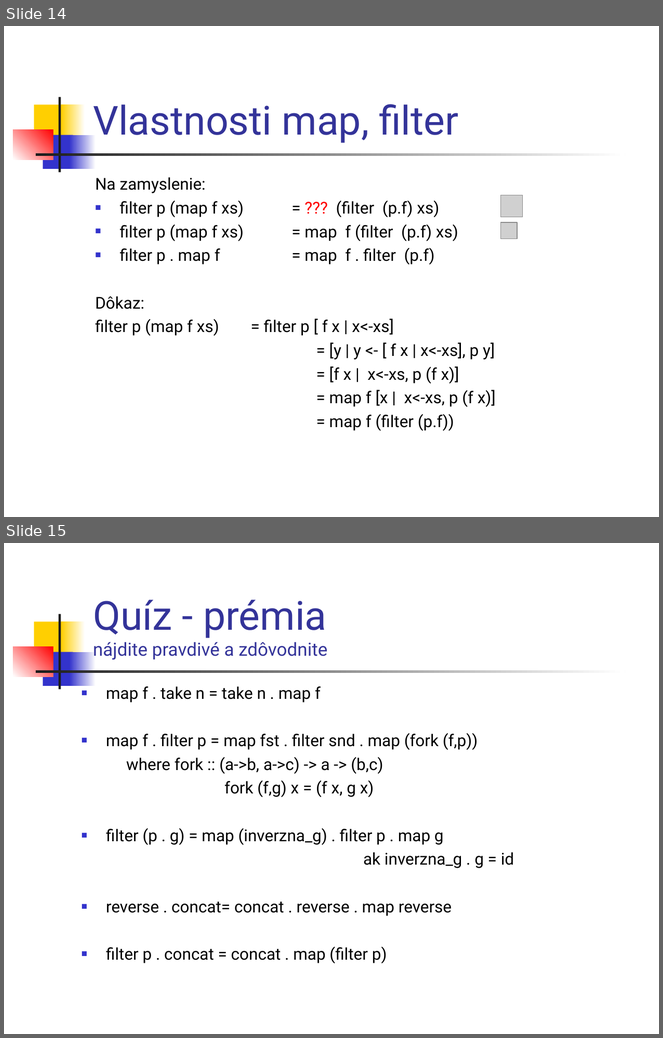
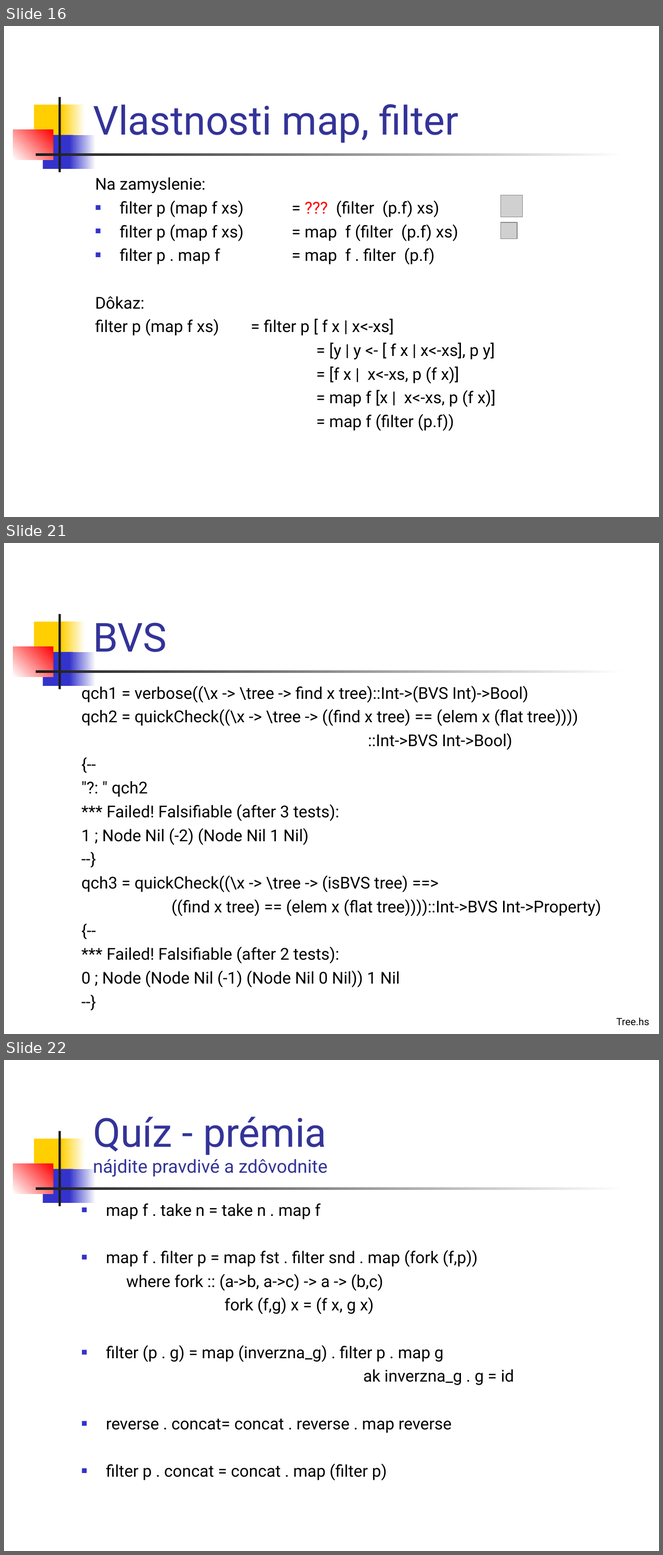
Before and after one commit to Funkcionalne/Prednasky, a slide deck: 02/02_fpro.ppt. Shown one above the other, each under a label of ours: slides 14 and 15 before the commit, slides 16, 21 and 22 after it; the slides between them are not shown. The pictures are 663x1038 and 663x1555 pixels, drawn with LibreOffice and Linux fonts; fonts in the diff are those of the drawing; grey boxes stand for pictures. Boxes give left, top, right and bottom in pixels: in the first picture for what was removed or moved away, otherwise in the second. Text is boxed around its words. In the diff, an @@ line names an element or a change of style, - is before the commit and + after.

```diff
--- a/02/02_fpro.ppt
+++ b/02/02_fpro.ppt
@@ slide 21 added at (4,543,659,1034), background #FFFFFF; not listed: 7 template elements that a slide beside it also shows @@
@@ title added at (93,623,167,652), 44 pt, text #333399 @@
+BVS
@@ text added at (81,684,601,988), 18 pt, text #000000 @@
+qch1 = verbose((\x -> \tree -> find x tree)::Int->(BVS Int)->Bool)
+qch2 = quickCheck((\x -> \tree -> ((find x tree) == (elem x (flat tree))))
+::Int->BVS Int->Bool)
+{--
+"?: " qch2
+*** Failed! Falsifiable (after 3 tests):
+1 ; Node Nil (-2) (Node Nil 1 Nil)
+--}
+qch3 = quickCheck((\x -> \tree -> (isBVS tree) ==>
+((find x tree) == (elem x (flat tree))))::Int->BVS Int->Property)
+{--
+*** Failed! Falsifiable (after 2 tests):
+0 ; Node (Node Nil (-1) (Node Nil 0 Nil)) 1 Nil
+--}
@@ text added at (617,1018,649,1026), 11 pt, text #000000 @@
+Tree.hs
@@ what was slide 14 is now slide 16 @@
@@ what was slide 15 is now slide 22 @@
```
Also in this commit, not shown: 5 slides changed, 6 other slides added, 7 other files.
